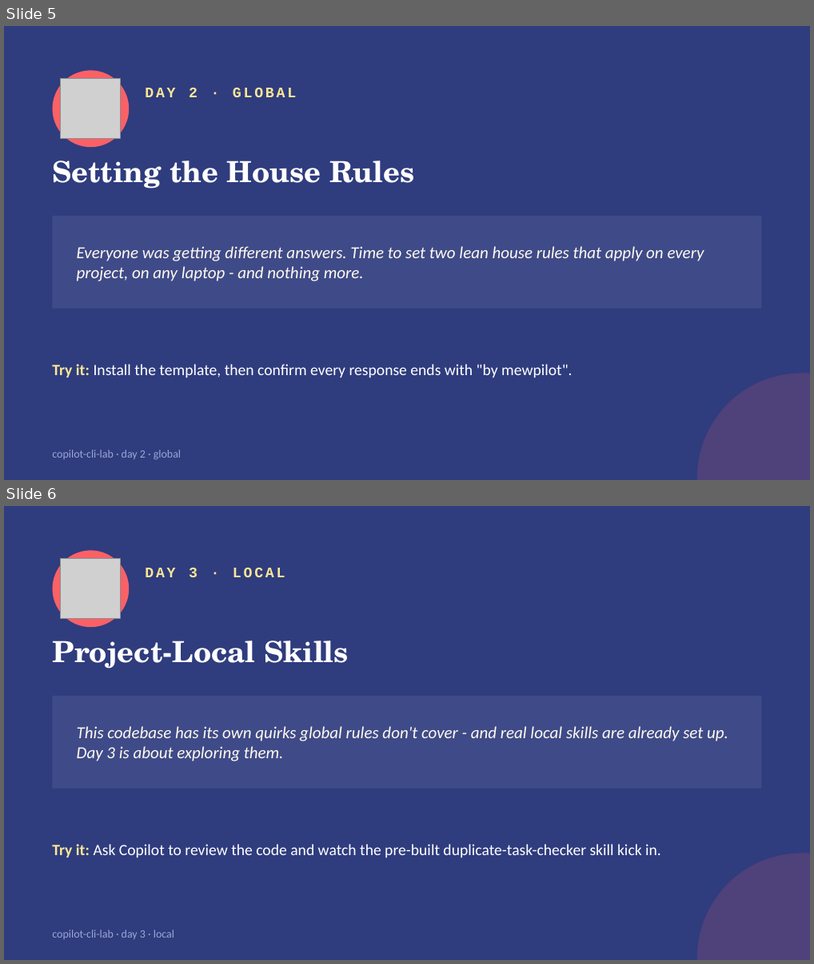
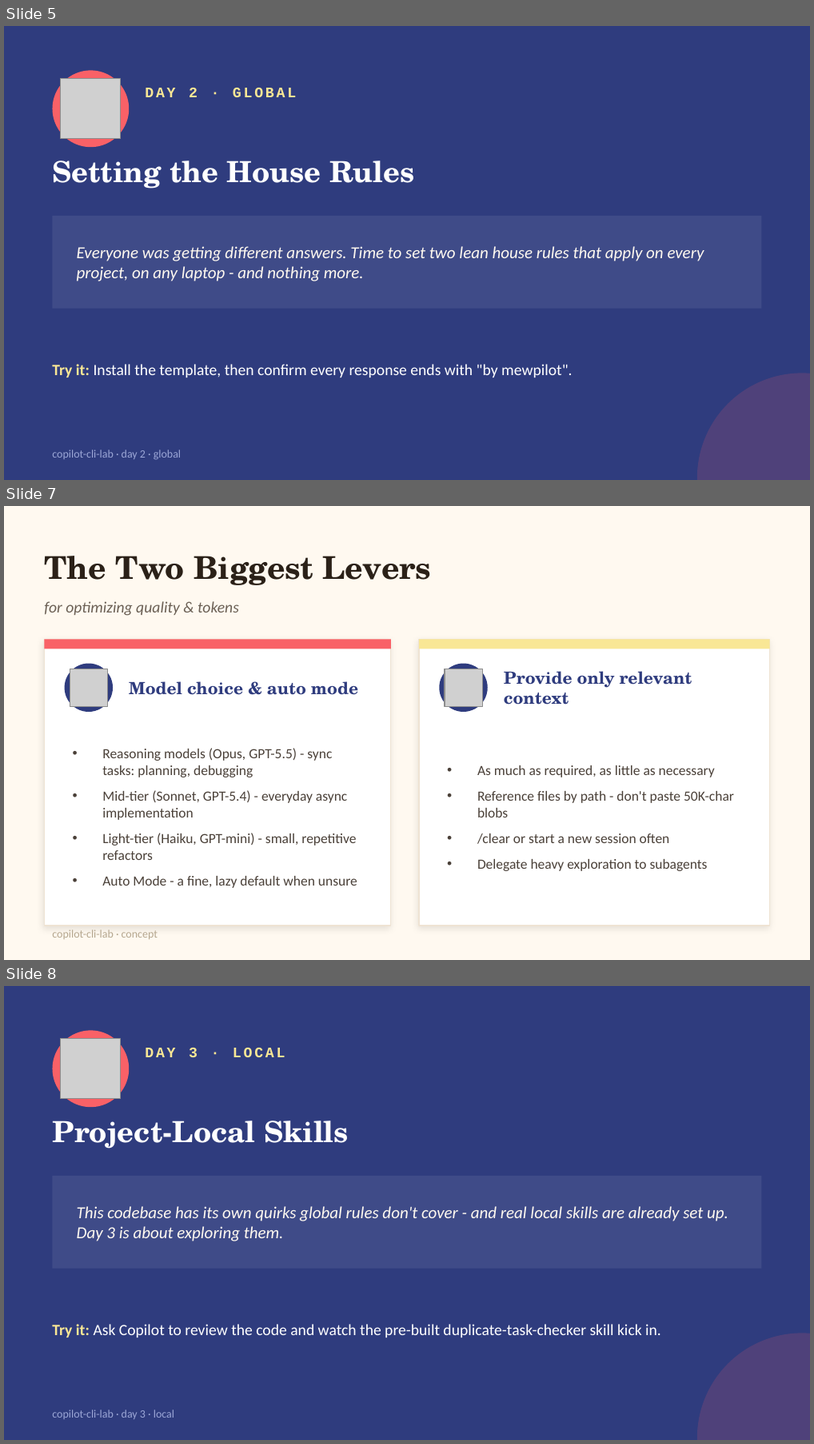
Before and after one commit to kandanai-leenutaphong-backup/copilot-cli-lab, a slide deck: slides/copilot-cli-lab.pptx. Shown one above the other, each under a label of ours: slides 5 and 6 before the commit, slides 5, 7 and 8 after it; the slides between them are not shown. The pictures are 814x964 and 814x1444 pixels, drawn with LibreOffice and Linux fonts; fonts in the diff are those of the drawing; grey boxes stand for pictures. Boxes give left, top, right and bottom in pixels: in the first picture for what was removed or moved away, otherwise in the second. Text is boxed around its words. In the diff, an @@ line names an element or a change of style, - is before the commit and + after.

```diff
--- a/slides/copilot-cli-lab.pptx
+++ b/slides/copilot-cli-lab.pptx
@@ slide 7 added at (4, 506, 810, 960), background #FFF9F0 @@
@@ text added at (44, 556, 432, 585), 28 pt, text #2B2118, bold @@
+The Two Biggest Levers
@@ text added at (44, 601, 239, 616), 14 pt, text #6B6055, italic @@
+for optimizing quality & tokens
@@ rectangle added at (44, 639, 391, 925), fill #FFFFFF, outline #EFE3D3 1 pt @@
@@ rectangle added at (44, 639, 391, 648), fill #F96167 @@
@@ rectangle added at (419, 639, 770, 925), fill #FFFFFF, outline #EFE3D3 1 pt @@
@@ rectangle added at (419, 639, 770, 648), fill #F9E795 @@
@@ ellipse added at (65, 664, 113, 712), fill #2F3C7E @@
@@ picture added at (70, 669, 108, 707) @@
@@ ellipse added at (439, 664, 488, 712), fill #2F3C7E @@
@@ picture added at (445, 669, 483, 707) @@
@@ text added at (504, 671, 693, 704), 15 pt, text #2F3C7E, bold @@
+Provide only relevant context
@@ text added at (129, 681, 358, 695), 15 pt, text #2F3C7E, bold @@
+Model choice & auto mode
@@ text added at (102, 748, 358, 888), 12.5 pt, text #4A4038 @@
+• Reasoning models (Opus, GPT-5.5) - sync tasks: planning, debugging
+• Mid-tier (Sonnet, GPT-5.4) - everyday async implementation
+• Light-tier (Haiku, GPT-mini) - small, repetitive refactors
+• Auto Mode - a fine, lazy default when unsure
@@ text added at (478, 765, 734, 871), 12.5 pt, text #4A4038 @@
+• As much as required, as little as necessary
+• Reference files by path - don't paste 50K-char blobs
+• /clear or start a new session often
+• Delegate heavy exploration to subagents
@@ text added at (52, 929, 158, 939), 10 pt, text #B5A78F @@
+copilot-cli-lab · concept
@@ what was slide 6 is now slide 8 @@
```
Also in this commit, not shown: 3 other slides added, 9 other files.
